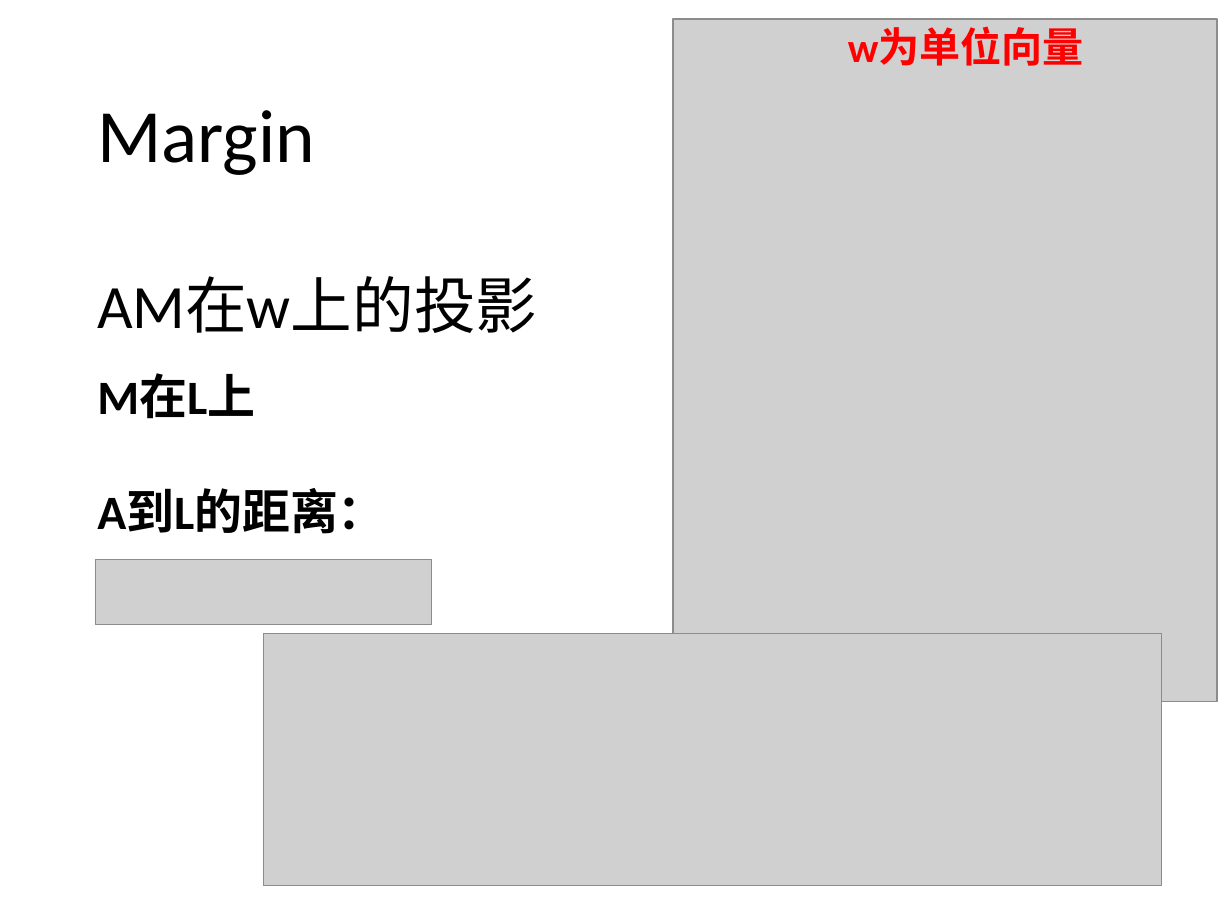
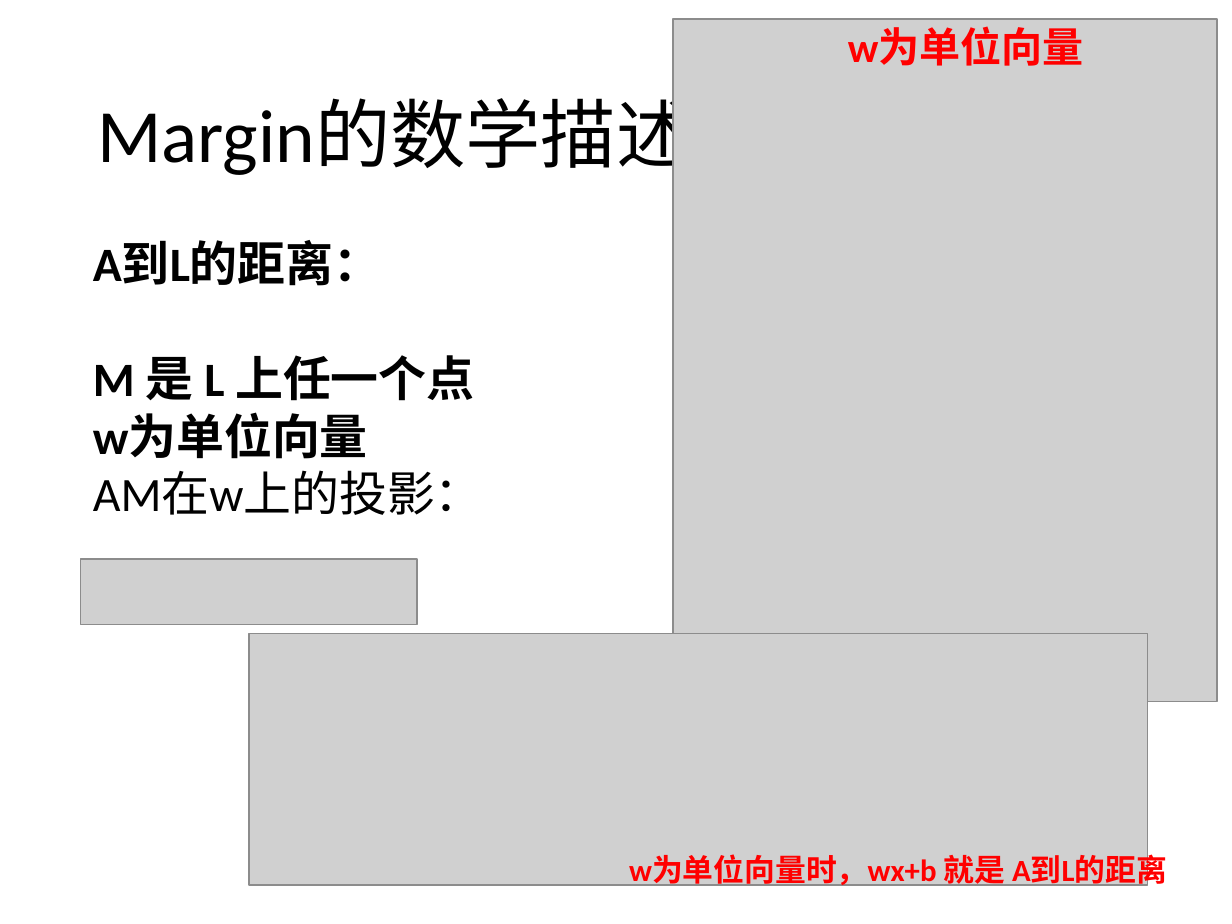
Before and after one commit to yishuai/bigalgo, a slide deck: slide 3 of ppt/10-svm-model.pptx. Drawn at 1232x924 pixels with LibreOffice and Linux fonts; fonts in the diff are those of the drawing; grey boxes stand for pictures. Boxes give left, top, right and bottom in pixels: in the first picture for what was removed or moved away, otherwise in the second. Text is boxed around its words. In the diff, an @@ line names an element or a change of style, - is before the commit and + after.

```diff
--- a/ppt/10-svm-model.pptx
+++ b/ppt/10-svm-model.pptx
@@ title at bbox=[97, 100, 692, 180]: text changed @@
-Margin
+Margin的数学描述
@@ text "A到L的距离：": place and size @@
-text "A到L的距离：" at bbox=[97, 374, 386, 534]
+text "A到L的距离：" at bbox=[93, 241, 483, 515]
@@ text removed at bbox=[97, 277, 537, 333] @@
-AM在w上的投影
@@ text at bbox=[93, 355, 483, 515]: paragraphs added @@
+M 是 L 上任一个点
+w为单位向量
+AM在w上的投影：
@@ text at bbox=[97, 374, 255, 419]: paragraph removed @@
-M在L上
@@ picture: place and size @@
-picture at bbox=[95, 559, 431, 625]
+picture at bbox=[81, 559, 418, 625]
@@ picture: place and size @@
-picture at bbox=[264, 633, 1162, 885]
+picture at bbox=[249, 633, 1147, 885]
@@ text added at bbox=[629, 855, 1167, 890], 18 pt, text #FF0000, bold @@
+w为单位向量时，wx+b 就是 A到L的距离
```
Also in this commit, not shown: 6 other slides changed, 8 other files.
